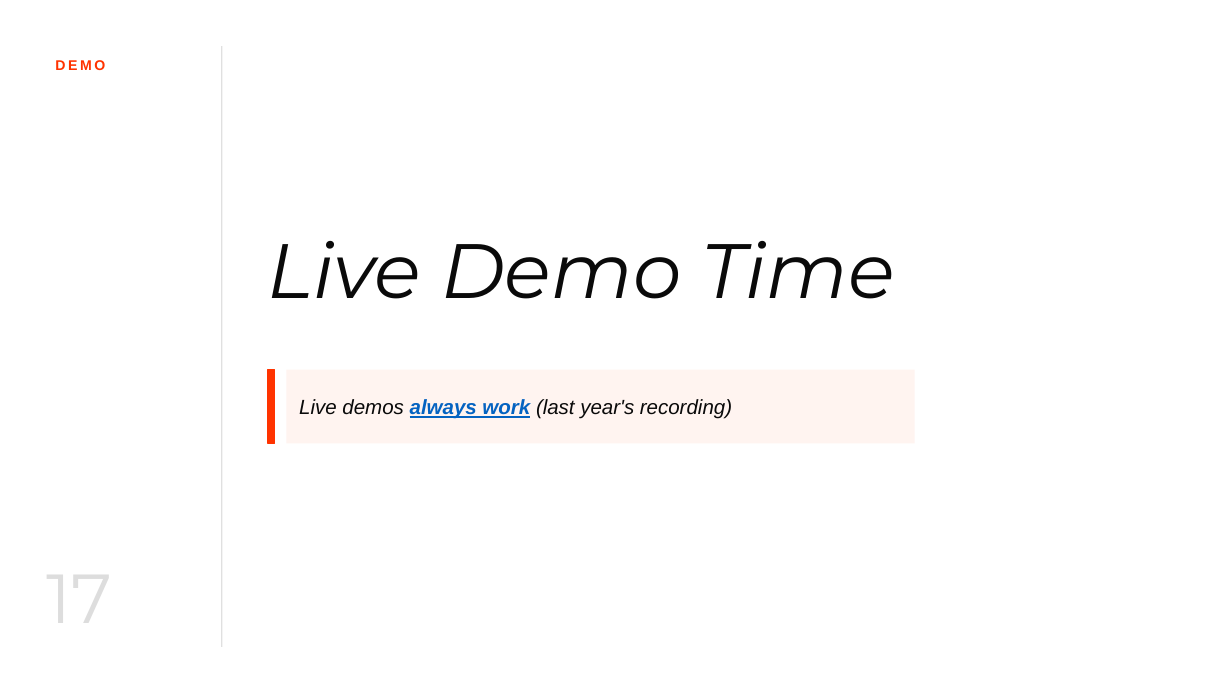
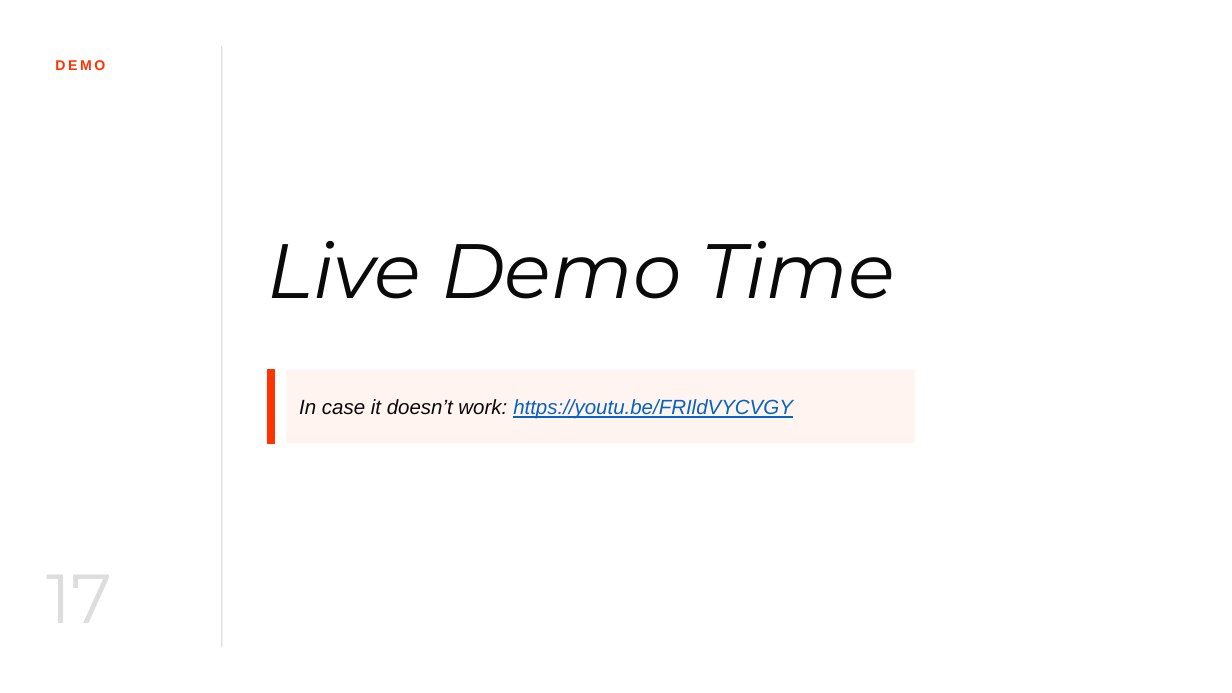
Before and after one commit to koppieesq/prometheus, a slide deck: slide 17 of presentation/prometheus-badcamp-2026.pptx. Drawn at 1232x693 pixels with LibreOffice and Linux fonts; fonts in the diff are those of the drawing. Boxes give left, top, right and bottom in pixels: in the first picture for what was removed or moved away, otherwise in the second. Text is boxed around its words. In the diff, an @@ line names an element or a change of style, - is before the commit and + after.

```diff
--- a/presentation/prometheus-badcamp-2026.pptx
+++ b/presentation/prometheus-badcamp-2026.pptx
@@ text in rectangle at (299,399,793,419): text changed; text colour #0A0A0A to #0563C1 @@
-Live demos always work (last year's recording)
+In case it doesn’t work: https://youtu.be/FRIldVYCVGY
```
Also in this commit, not shown: 3 other slides changed.
